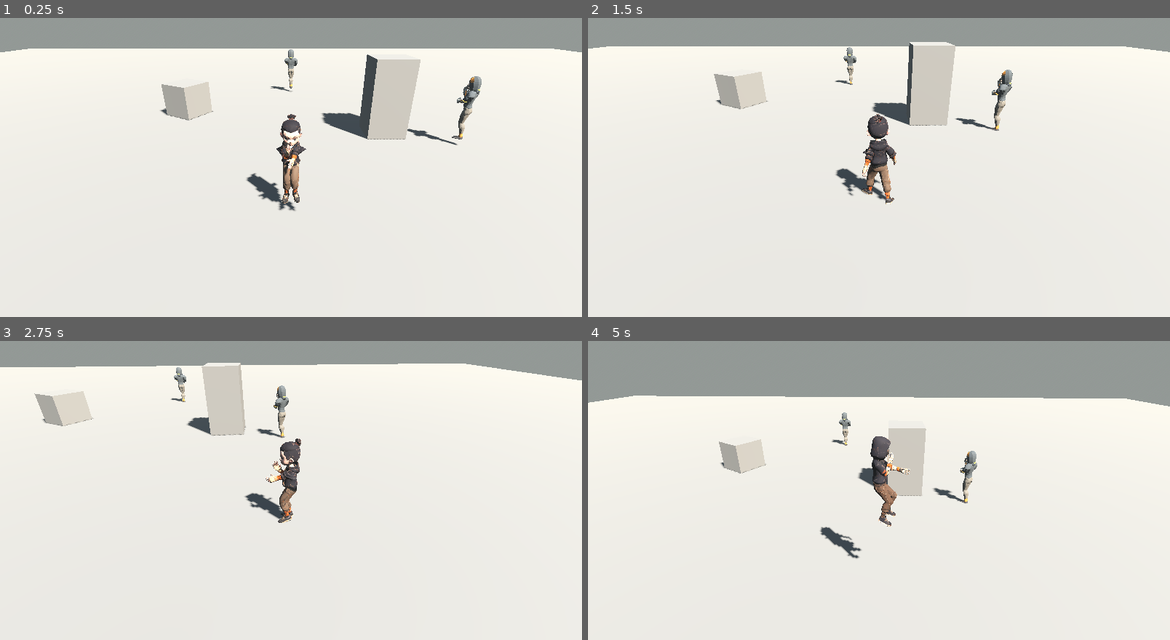
Above: before the commit, frames 1-4 (two rows, left to right).
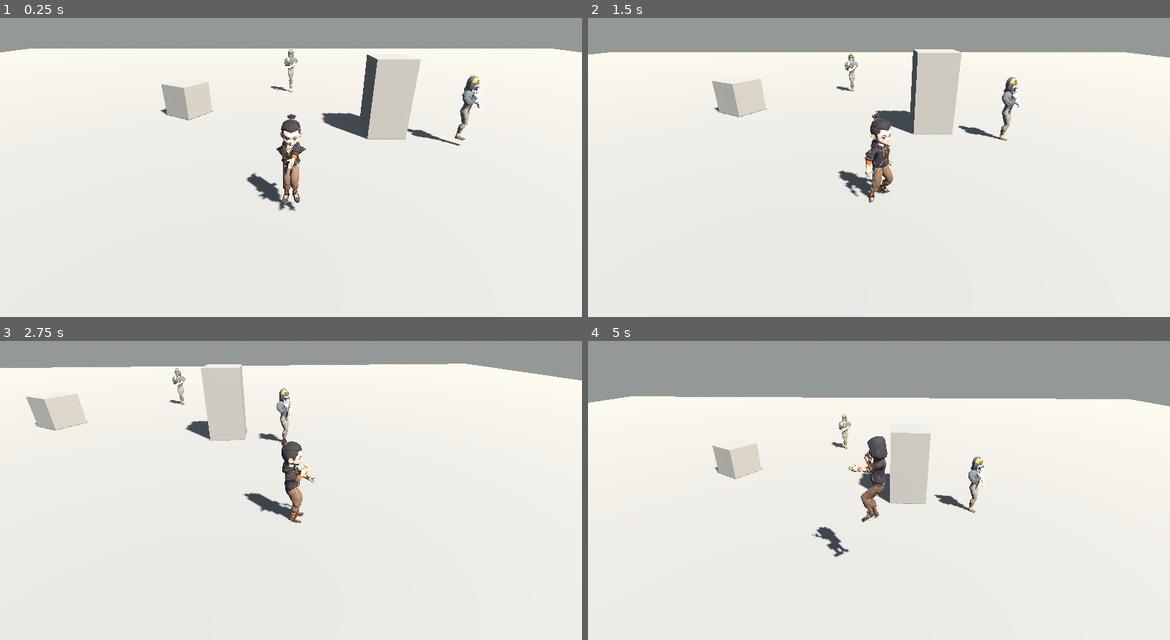
Above: after the commit, the same moments.

Repository: arjinakgul/game99
Game: Godot game, scene res://world.tscn
The game is run twice, just before and just after one commit, with the same random seed, the same clock (stepped at 60 frames per second) and the same inputs.
Inputs (mouse positions are in pixels of both pictures, inside the frame that each line leads up to):
- Up to frame 1 (0.25 s): no input
- Up to frame 2 (1.5 s): move the mouse to (1007, 137) at 0.52 s; hold D (move_right) 0.53-1.28 s; hold Shift (run) 0.53-1.28 s; right-click (1007, 137) at 0.6 s; tap Space (jump) at 0.77 s; move the mouse to (762, 170) at 1.27 s; hold S (move_back) from 1.28 s (still down); tap Shift (run) at 1.35 s
- Up to frame 3 (2.75 s): tap Space (jump) at 1.52 s; right-click (174, 493) at 1.55 s; move the mouse to (349, 403) at 2.02 s; release S (move_back) at 2.03 s; hold D (move_right) from 2.03 s (still down); hold Shift (run) from 2.03 s (still down); click (349, 403) at 2.1 s
- Up to frame 4 (5 s): move the mouse to (849, 541) at 2.77 s; release D (move_right) at 2.78 s; release Shift (run) at 2.78 s; hold W (move_forward) 2.78-3.53 s; tap L (block) at 2.85 s; tap Space (jump) at 3.02, 3.77, 4.52 s; right-click (849, 541) at 3.05 s; move the mouse to (1053, 526) at 3.52 s; hold F (fight_mode) 3.53-4.28 s; hold A (move_left) from 3.53 s (still down); tap Shift (run) at 3.8 s; move the mouse to (704, 427) at 4.27 s; right-click (704, 427) at 4.35 s

The runs differ from the first frame. In frame 1, 0.5% of the frame differs, in the area x 46-83%, y 10-43%; in frame 2, 5.7%, in the area x 0-100%, y 8-63%; in frame 3, 2.6%; in frame 4, 3.2%.

Commit message:
Face the move direction (glTF +Z front), enemies face the player, slower kick
- player.gd: hero yaw = atan2(dir.x, dir.z); hit cone uses the model's +Z front
- world.tscn: enemies no longer rotated 180 degrees
- kick: 0.85 s lock, 1.25x speed, hit at 0.40 s
- smoke test asserts the model faces its walking direction (PASS)

Co-Authored-By: Claude Fable 5.1 <noreply@anthropic.com>
Claude-Session: https://claude.ai/code/session_01EtkepLyFN2UXyRTZHNbvE7

Diff:
--- a/game-godot/player.gd
+++ b/game-godot/player.gd
@@ -29,7 +29,7 @@
 # state -> [clip, lock seconds, hit time (-1 = none), damage, animation speed]
 const ACTIONS := {
 	"attack": ["ChainPunch", 0.45, 0.15, 1, 1.6],
-	"kick":   ["MT_Teep", 0.65, 0.32, 2, 1.8],
+	"kick":   ["MT_Teep", 0.85, 0.40, 2, 1.25],
 	"block":  ["BongSau", 0.45, -1.0, 0, 1.4],
 	"jump":   ["Jump", 0.3, -1.0, 0, 1.2],
 	"land":   ["Land", 0.2, -1.0, 0, 1.4],
@@ -113,7 +113,8 @@
 	if dir.length() > 0.01:
 		velocity.x = dir.x * speed
 		velocity.z = dir.z * speed
-		hero.rotation.y = lerp_angle(hero.rotation.y, atan2(-dir.x, -dir.z), turn_speed * delta)
+		# glTF models face +Z, so aim the hero's +Z at the move direction
+		hero.rotation.y = lerp_angle(hero.rotation.y, atan2(dir.x, dir.z), turn_speed * delta)
 	else:
 		velocity.x = move_toward(velocity.x, 0.0, speed * 6.0 * delta)
 		velocity.z = move_toward(velocity.z, 0.0, speed * 6.0 * delta)
@@ -159,7 +160,7 @@
 		hero.set_locomotion(0.0)
 
 func _do_hit(damage: int) -> void:
-	var fwd := -hero.global_transform.basis.z
+	var fwd := hero.global_transform.basis.z      # model front (+Z)
 	for e in get_tree().get_nodes_in_group("enemy"):
 		var to: Vector3 = e.global_position - global_position
 		to.y = 0
@@ -169,3 +170,6 @@
 
 func get_state() -> String:
 	return _state
+
+func hero_forward() -> Vector3:
+	return hero.global_transform.basis.z
--- a/game-godot/smoke_test.gd
+++ b/game-godot/smoke_test.gd
@@ -19,7 +19,7 @@
 	match _t:
 		8:   _log["cam"] = [_player.get_node("CameraPivot").global_position - _player.global_position, _player.camera_forward()]
 		10:  Input.action_press("move_forward")
-		70:  _log["walk"] = [_player.global_position, _player.get_state()]; Input.action_press("run")
+		70:  _log["walk"] = [_player.global_position, _player.get_state()]; _log["facing"] = _player.hero_forward(); Input.action_press("run")
 		130: _log["run"] = [_player.global_position, _player.get_state()]; Input.action_release("run"); Input.action_release("move_forward")
 		150: Input.action_press("jump")
 		152: Input.action_release("jump")
@@ -43,6 +43,7 @@
 	var moved: Vector3 = _log["run"][0] - _log["walk"][0]
 	ok = ok and moved.normalized().dot(_log["cam"][1]) > 0.9
 	ok = ok and _log["cam"][0].dot(_log["cam"][1]) < 0.0      # camera sits behind the player
+	ok = ok and _log["facing"].dot(moved.normalized()) > 0.9  # the model faces where it walks
 	ok = ok and _log["air"][1] == "air" and _log["air"][0].y > 0.3
 	ok = ok and _log["landed"][1] == "idle"
 	ok = ok and _log["attack"][1] == "attack" and _log["kick"][1] == "kick" and _log["idle"][1] == "idle"
--- a/game-godot/world.tscn
+++ b/game-godot/world.tscn
@@ -86,7 +86,7 @@
 transform = Transform3D(1, 0, 0, 0, 1, 0, 0, 0, 1, 0, 0.5, 0)
 
 [node name="Enemy" parent="." instance=ExtResource("2_enemy")]
-transform = Transform3D(-1, 0, 0, 0, 1, 0, 0, 0, -1, 0, 0.5, -9.5)
+transform = Transform3D(1, 0, 0, 0, 1, 0, 0, 0, 1, 0, 0.5, -9.5)
 
 [node name="Enemy2" parent="." instance=ExtResource("2_enemy")]
-transform = Transform3D(-0.7, 0, -0.7, 0, 1, 0, 0.7, 0, -0.7, 5, 0.5, -3)
+transform = Transform3D(0.7, 0, 0.7, 0, 1, 0, -0.7, 0, 0.7, 5, 0.5, -3)
